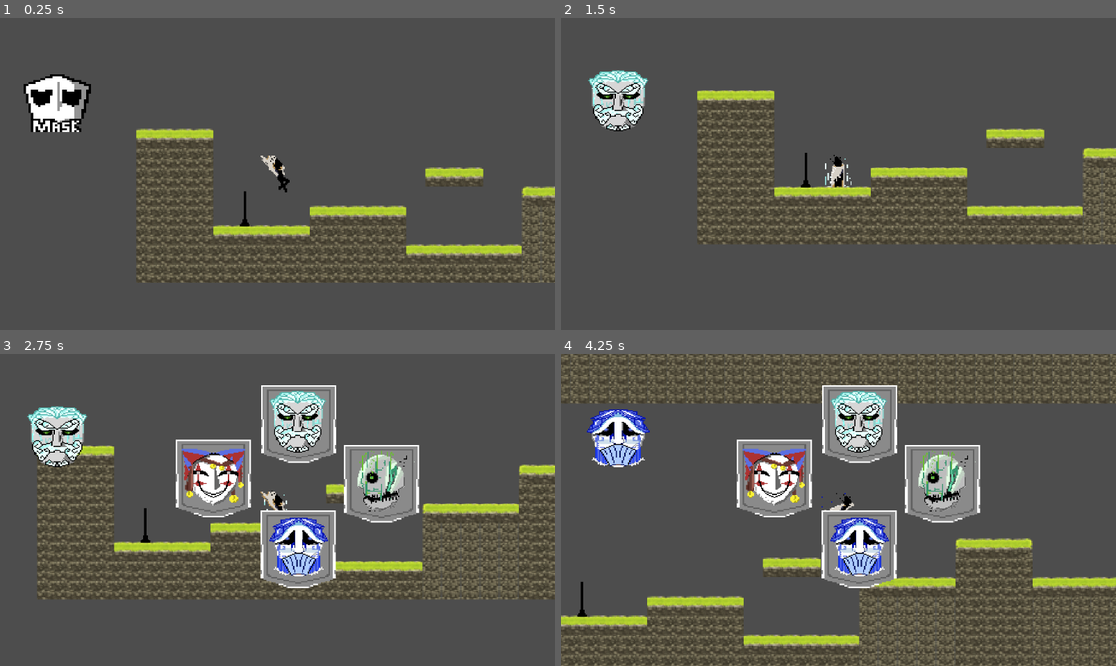
Above: before the commit, frames 1-4 (two rows, left to right).
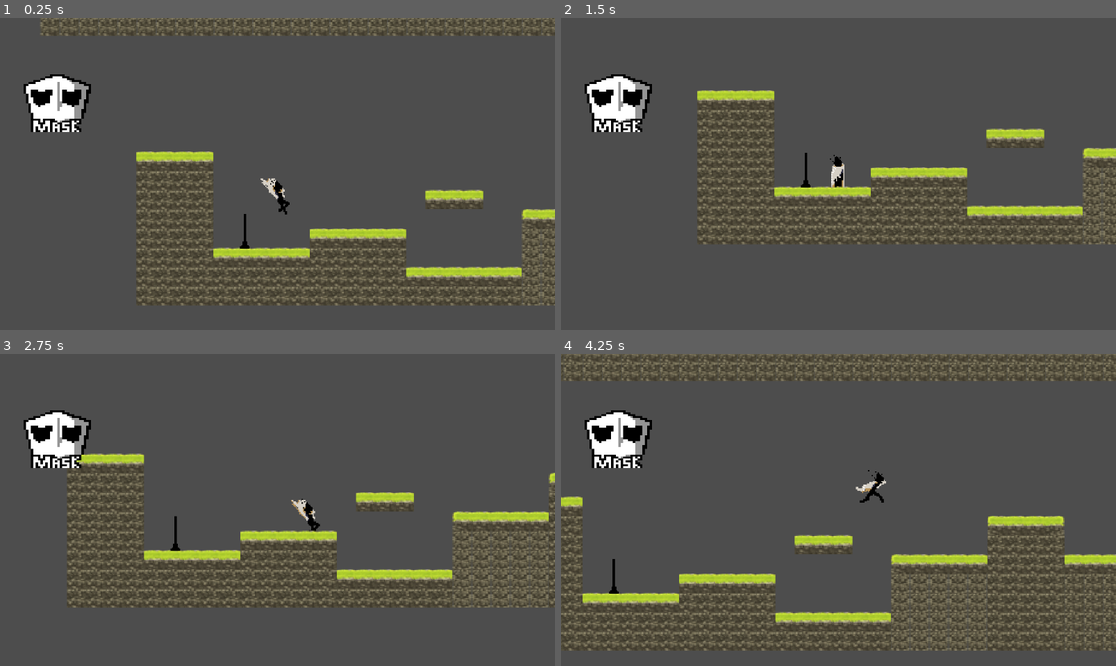
Above: after the commit, the same moments.

Repository: ThanhQuang214/gamejam2026
Game: Godot game, scene res://scenes/lv1.tscn
Same seed, same stepped clock (60 frames per second), same inputs: the game is played once before the commit and once after it. This scene is started directly instead of the project's main scene.
Inputs (mouse positions are in pixels of both pictures, inside the frame that each line leads up to):
- Up to frame 1 (0.25 s): no input
- Up to frame 2 (1.5 s): click (616, 102) at 0.5 s; click (860, 86) at 1.27 s
- Up to frame 3 (2.75 s): hold Right (ui_right) from 2.03 s (still down); hold Tab (ui_mask) from 2.03 s (still down); tap Space (ui_jump) at 2.27, 2.3, 2.57 s
- Up to frame 4 (4.25 s): release Right (ui_right) at 2.75 s; release Tab (ui_mask) at 2.75 s; click (860, 547) at 2.77 s; hold Right (ui_right) from 3.53 s (still down); tap Space (ui_jump) at 3.6, 3.77, 4.07 s; tap Tab (ui_mask) at 3.8 s

The runs differ from the first frame. In frame 1, 16% of the frame differs, in the area x 7-100%, y 0-93%; in frame 2, 1.8%; in frame 3, 27%; in frame 4, 38%, in the area x 0-100%, y 0-100%.

Commit message:
update sound

Diff:
--- a/project.godot
+++ b/project.godot
@@ -11,7 +11,7 @@
 [application]
 
 config/name="Gamejam2026"
-run/main_scene="uid://cd2lkijf8r5om"
+run/main_scene="uid://cr0vibycwhxjl"
 config/features=PackedStringArray("4.4", "Forward Plus")
 config/icon="uid://rk13f7swkro7"
 
--- a/scenes/FunctionalObject/cross_bow.tscn
+++ b/scenes/FunctionalObject/cross_bow.tscn
@@ -1,8 +1,9 @@
-[gd_scene load_steps=4 format=3 uid="uid://clvbsy5wvyomd"]
+[gd_scene load_steps=5 format=3 uid="uid://clvbsy5wvyomd"]
 
 [ext_resource type="Script" uid="uid://28qcu3nb4ple" path="res://script/cross_bow.gd" id="1_s2w6f"]
 [ext_resource type="Texture2D" uid="uid://bscmn18oa3y6s" path="res://asset/map/cross_bow.png" id="1_t7k68"]
 [ext_resource type="PackedScene" uid="uid://djk346it5h3io" path="res://scenes/FunctionalObject/arrow.tscn" id="2_vw0lr"]
+[ext_resource type="AudioStream" uid="uid://0y7g2vfids7o" path="res://Sound/arrow-sound.mp3" id="4_t6174"]
 
 [node name="CrossBow" type="Node2D" node_paths=PackedStringArray("shoot_point")]
 script = ExtResource("1_s2w6f")
@@ -14,3 +15,8 @@
 
 [node name="ShootingPoint" type="Node2D" parent="."]
 position = Vector2(-2, -2)
+
+[node name="ShootingSound" type="AudioStreamPlayer2D" parent="."]
+stream = ExtResource("4_t6174")
+volume_db = 10.0
+max_distance = 360.0
--- a/scenes/FunctionalObject/pulse.tscn
+++ b/scenes/FunctionalObject/pulse.tscn
@@ -1,7 +1,8 @@
-[gd_scene load_steps=39 format=3 uid="uid://b3ajpu8xe7lfc"]
+[gd_scene load_steps=40 format=3 uid="uid://b3ajpu8xe7lfc"]
 
 [ext_resource type="Texture2D" uid="uid://dvy4xpinhrvqh" path="res://asset/map/pulse.png" id="1_5nbf4"]
 [ext_resource type="Script" uid="uid://bw8brxdvvaex0" path="res://script/pulse.gd" id="1_8x01t"]
+[ext_resource type="AudioStream" uid="uid://c30l0fapgs2bu" path="res://Sound/fire.mp3" id="3_ic885"]
 
 [sub_resource type="AtlasTexture" id="AtlasTexture_8x01t"]
 atlas = ExtResource("1_5nbf4")
@@ -244,6 +245,57 @@
 
 [sub_resource type="RectangleShape2D" id="RectangleShape2D_w1b6e"]
 size = Vector2(0, 0)
+
+[sub_resource type="Animation" id="Animation_u1oqm"]
+length = 0.001
+tracks/0/type = "value"
+tracks/0/imported = false
+tracks/0/enabled = true
+tracks/0/path = NodePath("AnimatedSprite2D:frame")
+tracks/0/interp = 1
+tracks/0/loop_wrap = true
+tracks/0/keys = {
+"times": PackedFloat32Array(0),
+"transitions": PackedFloat32Array(1),
+"update": 0,
+"values": [39]
+}
+tracks/1/type = "value"
+tracks/1/imported = false
+tracks/1/enabled = true
+tracks/1/path = NodePath("CollisionShape2D:shape:size")
+tracks/1/interp = 1
+tracks/1/loop_wrap = true
+tracks/1/keys = {
+"times": PackedFloat32Array(0),
+"transitions": PackedFloat32Array(1),
+"update": 0,
+"values": [null]
+}
+tracks/2/type = "value"
+tracks/2/imported = false
+tracks/2/enabled = true
+tracks/2/path = NodePath("CollisionShape2D:position")
+tracks/2/interp = 1
+tracks/2/loop_wrap = true
+tracks/2/keys = {
+"times": PackedFloat32Array(0),
+"transitions": PackedFloat32Array(1),
+"update": 0,
+"values": [Vector2(51, -1)]
+}
+tracks/3/type = "value"
+tracks/3/imported = false
+tracks/3/enabled = true
+tracks/3/path = NodePath("AnimatedSprite2D:sprite_frames")
+tracks/3/interp = 1
+tracks/3/loop_wrap = true
+tracks/3/keys = {
+"times": PackedFloat32Array(0),
+"transitions": PackedFloat32Array(1),
+"update": 1,
+"values": [SubResource("SpriteFrames_dfoof")]
+}
 
 [sub_resource type="Animation" id="Animation_fekbd"]
 resource_name = "pulse_collider"
@@ -297,57 +349,6 @@
 "values": [SubResource("SpriteFrames_dfoof")]
 }
 
-[sub_resource type="Animation" id="Animation_u1oqm"]
-length = 0.001
-tracks/0/type = "value"
-tracks/0/imported = false
-tracks/0/enabled = true
-tracks/0/path = NodePath("AnimatedSprite2D:frame")
-tracks/0/interp = 1
-tracks/0/loop_wrap = true
-tracks/0/keys = {
-"times": PackedFloat32Array(0),
-"transitions": PackedFloat32Array(1),
-"update": 0,
-"values": [39]
-}
-tracks/1/type = "value"
-tracks/1/imported = false
-tracks/1/enabled = true
-tracks/1/path = NodePath("CollisionShape2D:shape:size")
-tracks/1/interp = 1
-tracks/1/loop_wrap = true
-tracks/1/keys = {
-"times": PackedFloat32Array(0),
-"transitions": PackedFloat32Array(1),
-"update": 0,
-"values": [null]
-}
-tracks/2/type = "value"
-tracks/2/imported = false
-tracks/2/enabled = true
-tracks/2/path = NodePath("CollisionShape2D:position")
-tracks/2/interp = 1
-tracks/2/loop_wrap = true
-tracks/2/keys = {
-"times": PackedFloat32Array(0),
-"transitions": PackedFloat32Array(1),
-"update": 0,
-"values": [Vector2(51, -1)]
-}
-tracks/3/type = "value"
-tracks/3/imported = false
-tracks/3/enabled = true
-tracks/3/path = NodePath("AnimatedSprite2D:sprite_frames")
-tracks/3/interp = 1
-tracks/3/loop_wrap = true
-tracks/3/keys = {
-"times": PackedFloat32Array(0),
-"transitions": PackedFloat32Array(1),
-"update": 1,
-"values": [SubResource("SpriteFrames_dfoof")]
-}
-
 [sub_resource type="AnimationLibrary" id="AnimationLibrary_b7s23"]
 _data = {
 &"RESET": SubResource("Animation_u1oqm"),
@@ -366,6 +367,10 @@
 position = Vector2(51, -1)
 shape = SubResource("RectangleShape2D_w1b6e")
 
+[node name="AudioStreamPlayer2D" type="AudioStreamPlayer2D" parent="."]
+stream = ExtResource("3_ic885")
+volume_db = 15.0
+
 [node name="AnimationPlayer" type="AnimationPlayer" parent="."]
 libraries = {
 &"": SubResource("AnimationLibrary_b7s23")
--- /dev/null
+++ b/scenes/audio.tscn
@@ -0,0 +1,32 @@
+[gd_scene load_steps=6 format=3 uid="uid://c4tvc5h8t0lwc"]
+
+[ext_resource type="Script" uid="uid://bkcykip5sfr0b" path="res://script/audio.gd" id="1_f5a2e"]
+[ext_resource type="AudioStream" uid="uid://dr273odoucuib" path="res://Sound/Piano music.mp3" id="2_hlm5c"]
+[ext_resource type="AudioStream" uid="uid://di5kl3tk0ihoh" path="res://Sound/footstep.mp3" id="3_wdljl"]
+[ext_resource type="AudioStream" uid="uid://65l8y3fvckts" path="res://Sound/Jump.S.mp3" id="4_hlm5c"]
+[ext_resource type="AudioStream" uid="uid://mnuslcop1q4i" path="res://Sound/Phóng to.mp3" id="5_wdljl"]
+
+[node name="AudioEvent" type="Node2D"]
+script = ExtResource("1_f5a2e")
+
+[node name="AudioBG" type="AudioStreamPlayer2D" parent="."]
+position = Vector2(-347, -910)
+stream = ExtResource("2_hlm5c")
+volume_db = 8.0
+autoplay = true
+max_distance = 4096.0
+attenuation = 0.138696
+parameters/looping = true
+
+[node name="FootStep" type="AudioStreamPlayer2D" parent="."]
+stream = ExtResource("3_wdljl")
+volume_db = 10.0
+parameters/looping = true
+
+[node name="Jumping" type="AudioStreamPlayer2D" parent="."]
+stream = ExtResource("4_hlm5c")
+volume_db = 10.0
+
+[node name="ScaleUp" type="AudioStreamPlayer2D" parent="."]
+stream = ExtResource("5_wdljl")
+volume_db = 15.0
--- a/scenes/player.tscn
+++ b/scenes/player.tscn
@@ -332,3 +332,4 @@
 
 [node name="Camera2D" type="Camera2D" parent="."]
 zoom = Vector2(2.5, 2.5)
+position_smoothing_enabled = true
--- /dev/null
+++ b/script/audio.gd
@@ -0,0 +1,30 @@
+extends Node2D
+@export var Player: CharacterBody2D
+
+var isWalking: bool = false;
+var canJump: bool = false;
+
+func _ready():
+	Global.giant.connect(_scaleUpSound)
+
+func _scaleUpSound():
+	if Player.mask == 3:
+		$ScaleUp.play()
+
+func _process(float):
+	if (Player != null):
+		#Walking Sound
+		if Player.velocity != Vector2(0, 0) && Player.is_on_floor():
+			if !isWalking:
+				isWalking = true
+				$FootStep.play()
+		elif isWalking:
+			isWalking = false
+			$FootStep.stop()
+
+		#Jumping Sound
+		canJump = canJump || Player.is_on_floor()
+		if Input.is_action_just_pressed("ui_jump") == true && canJump:
+			$Jumping.play()
+			canJump = false
+		canJump = canJump && Player.is_on_floor()
--- a/script/cross_bow.gd
+++ b/script/cross_bow.gd
@@ -18,6 +18,7 @@
 	arrow.setup(direction.normalized(), shoot_speed)
 
 	get_tree().current_scene.add_child(arrow)
+	$ShootingSound.play()
 
 func _process(delta: float) -> void:
 	cooldown -= delta
--- a/script/mask_ui.gd
+++ b/script/mask_ui.gd
@@ -7,13 +7,13 @@
 	isOpen = false
 	visible = false
 
-func open():
-	visible = true
-	isOpen = true
+func open(): pass
+	#visible = true
+	#isOpen = true
 
-func close():
-	visible = false
-	isOpen = false
+func close(): pass
+	#visible = false
+	#isOpen = false
 
 func _input(event: InputEvent) -> void:
 	if event.is_action_pressed("ui_mask"):
--- a/script/player.gd
+++ b/script/player.gd
@@ -58,6 +58,7 @@
 
 	if (mask == 3):
 		mask3 = false
+
 	if (mask == 4):
 		set_collision_mask_value(5,true)
 
@@ -100,7 +101,6 @@
 	aura.play("mask1")
 func _boost_jump():
 	Jump_High = 2
-	print("buff jump")
 
 func up_giant():
 	if not giant and mask3:
@@ -108,6 +108,7 @@
 		giant = true
 	elif giant:
 		scale = Vector2(1,1)
+		_mask_power_reset()
 		giant = false
 
 func update_animation(direction: float) -> void:
--- a/script/pulse.gd
+++ b/script/pulse.gd
@@ -14,6 +14,7 @@
 			status = 1
 			countdown = 3
 			$AnimationPlayer.play("pulse_collider")
+			$AudioStreamPlayer2D.play()
 		else:
 			status = 0
 			countdown = 2
Not shown: 1 places in scenes/portal.tscn that only renumber resources
Not shown: 1 places in scenes/ui_center.tscn that only renumber resources
Not shown, added: script/audio.gd.uid
